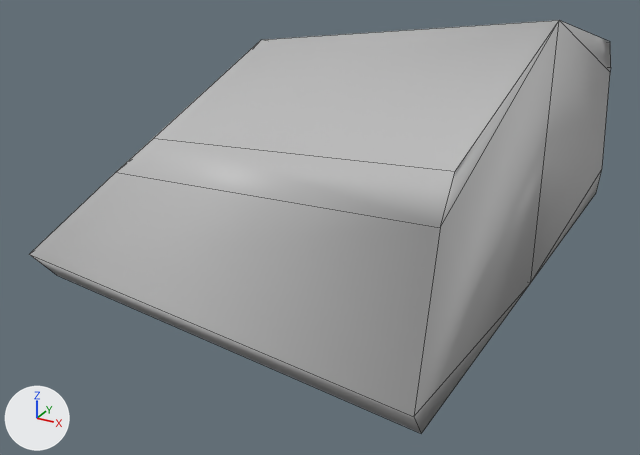
One commit to the FBX model OP_ChopChop!/Assets/OccAssets/OccPrefabs/food/salmon/salmon ver 1/salmon taper end.fbx: the scene before it, then after it.
The view is the same before and after, from a 50 mm camera at (-1.8156, 0.0622, 0.1104) aimed at (-1.9266, 0.264, 0.0095). The axes (+X, +Y, +Z) are drawn at lower left. The lights are the same throughout. Mesh edges are drawn as thin lines. Where no turn or scale is listed for an object, it has been applied to the vertices.

Names of what the first picture shows: 'salmon_taper_end'.
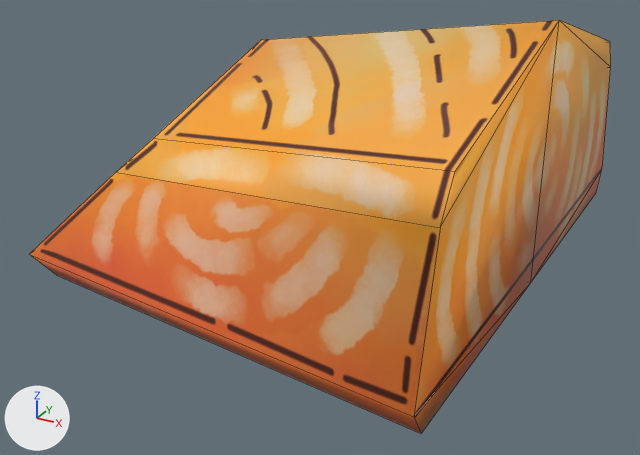
The newer file is also turned or shifted as a whole; pictures and numbers use the older file's frame.

The change in detail:
Picture 'salmontaperend.psd' (img_salmontaperend_psd) is new.
Material 'salmontaperend' (mat_salmontaperend) is new.
Its texture is img_salmontaperend_psd.
me_mesh is used by ob_salmon_taper_end; location (-1.9323, 0.2742, 0.0364).
Verts and faces of me_mesh; kept vertices keep their numbers, new ones are numbered from 23.
Before the commit, vertices of me_mesh: 3 (-0.027, 0.055, -0.002), 9 (-0.055, 0.062, -0.028), 16 (0.064, 0.0, -0.034) at pixel (530, 282), 18 (0.064, 0.079, -0.027) at pixel (602, 168), 19 (0.064, 0.071, 0.009) at pixel (610, 67).
Before the commit, vertices of me_mesh: 20 (0.064, 0.065, 0.018) at pixel (610, 41), 21 (0.064, 0.0, 0.035) at pixel (559, 20), 22 (0.064, 0.071, 0.007) at pixel (610, 72).
me_mesh had 23 vertices, 22 faces and spanned x -0.064..0.064, y -0.079..0.079, z -0.035..0.035.
me_mesh now has 22 vertices, 22 faces and spans x -0.064..0.064, y -0.079..0.079, z -0.035..0.035.
Part 1, on me_mesh:
Vertices deleted: 22 (with the faces that use them).
New faces: (3, 19, 18, 9), (19, 20, 21), (16, 18, 19, 21).
me_mesh part 2: 19 faces spanning x -0.064..0.064, y -0.079..0.079, z -0.035..0.035 switch from mat_lambert1 (grey #bcbcbc) to mat_salmontaperend (picture img_salmontaperend_psd).

Changed parts and their boxes [x1, y1, x2, y2] in the pictures (640 x 455 px; the box of a moved part takes in the faces that stretch with it):
part 1 of me_mesh, moved or reshaped
    both: [531, 20, 611, 282]
part 2 of me_mesh, recoloured (grey to orange)
    both: [29, 20, 602, 433]
